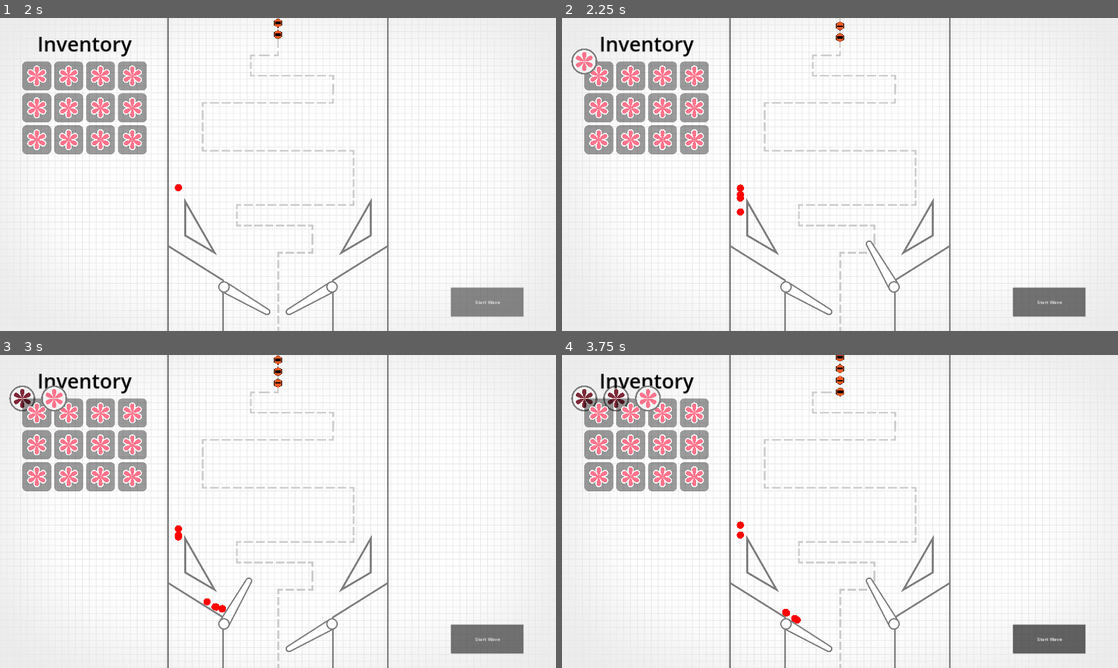
Above: before the commit, frames 1-4 (two rows, left to right).
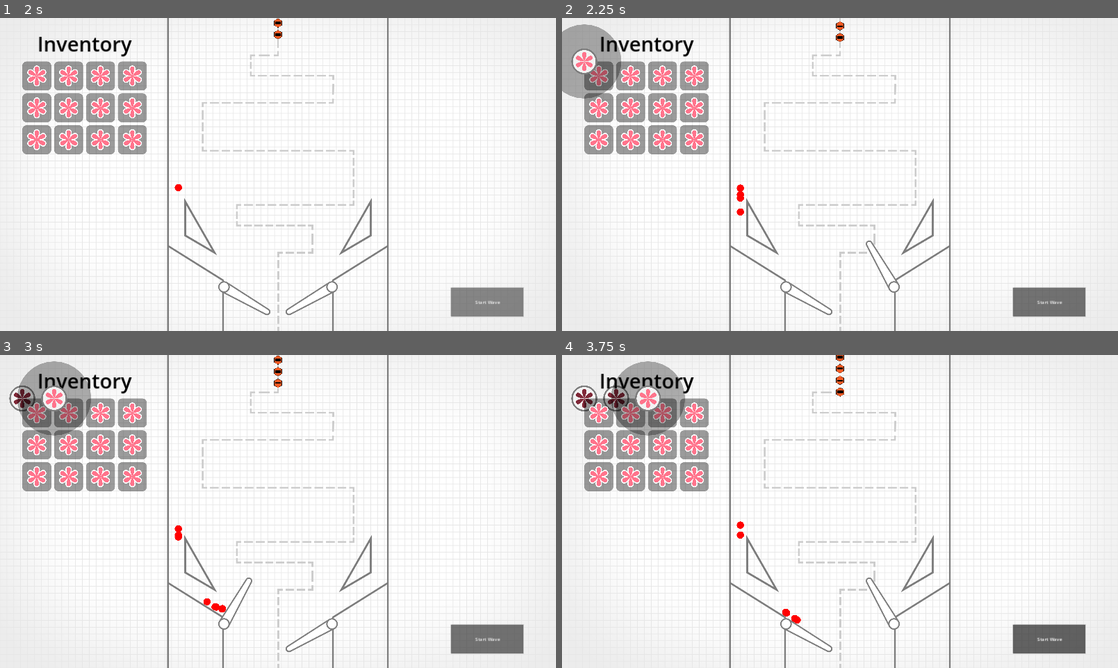
Above: after the commit, the same moments.

Repository: cxhuy/ptd
Game: Godot game, scene res://scenes/game.tscn
The game is run twice, just before and just after one commit, with the same random seed, the same clock (stepped at 60 frames per second) and the same inputs.
Inputs (mouse positions are in pixels of both pictures, inside the frame that each line leads up to):
- Up to frame 1 (2 s): click "Start Wave" at 0.5 s; click "Start Wave" at 1.25 s
- Up to frame 2 (2.25 s): tap Enter at 2 s; move the mouse to (600, 77) at 2.02 s; hold / (rightFlip) from 2.03 s (still down); hold Space (addBall) from 2.03 s (still down); click (600, 77) at 2.17 s
- Up to frame 3 (3 s): move the mouse to (66, 414) at 2.77 s; release / (rightFlip) at 2.78 s; release Space (addBall) at 2.78 s; hold Z (leftFlip) from 2.78 s (still down); tap Space (addBall) at 2.85 s; click (66, 414) at 2.92 s
- Up to frame 4 (3.75 s): move the mouse to (662, 414) at 3.52 s; release Z (leftFlip) at 3.53 s; hold / (rightFlip) from 3.53 s (still down); hold Space (addBall) from 3.53 s (still down); click (662, 414) at 3.67 s

Frame 1 is identical in both runs. In frame 2, 1.8% of the frame differs, in the area x 0-11%, y 2-26%; in frame 3, 2.0%, in the area x 3-17%, y 2-26%; in frame 4, 2.0%.

Commit message:
feat: add tower1 visual range

Diff:
--- a/scenes/tower/tower1/tower1.tscn
+++ b/scenes/tower/tower1/tower1.tscn
@@ -26,6 +26,13 @@
 "speed": 5.0
 }]
 
+[sub_resource type="StyleBoxFlat" id="StyleBoxFlat_io0e8"]
+bg_color = Color(0, 0, 0, 0.313726)
+corner_radius_top_left = 128
+corner_radius_top_right = 128
+corner_radius_bottom_right = 128
+corner_radius_bottom_left = 128
+
 [node name="Tower1" type="Node2D"]
 script = ExtResource("1_by5fh")
 
@@ -47,4 +54,11 @@
 sprite_frames = SubResource("SpriteFrames_cbktn")
 animation = &"on"
 
+[node name="AttackRangeVisual" type="Panel" parent="."]
+offset_left = -128.0
+offset_top = -128.0
+offset_right = 128.0
+offset_bottom = 128.0
+theme_override_styles/panel = SubResource("StyleBoxFlat_io0e8")
+
 [connection signal="body_entered" from="Base" to="." method="_on_base_body_entered"]
--- a/scripts/towerAdd.gd
+++ b/scripts/towerAdd.gd
@@ -18,4 +18,4 @@
 		get_child(1).queue_free()
 		get_tree().get_root().get_node("Game").add_child(towerInstance)
 		towerInstance.set_global_position(dropPos)
-#		towerInstance.get_node("AttackRangeVisual").hide()
+		towerInstance.get_node("AttackRangeVisual").hide()
Not shown: 1 places in scenes/tower/tower1/tower1.tscn that only renumber resources
